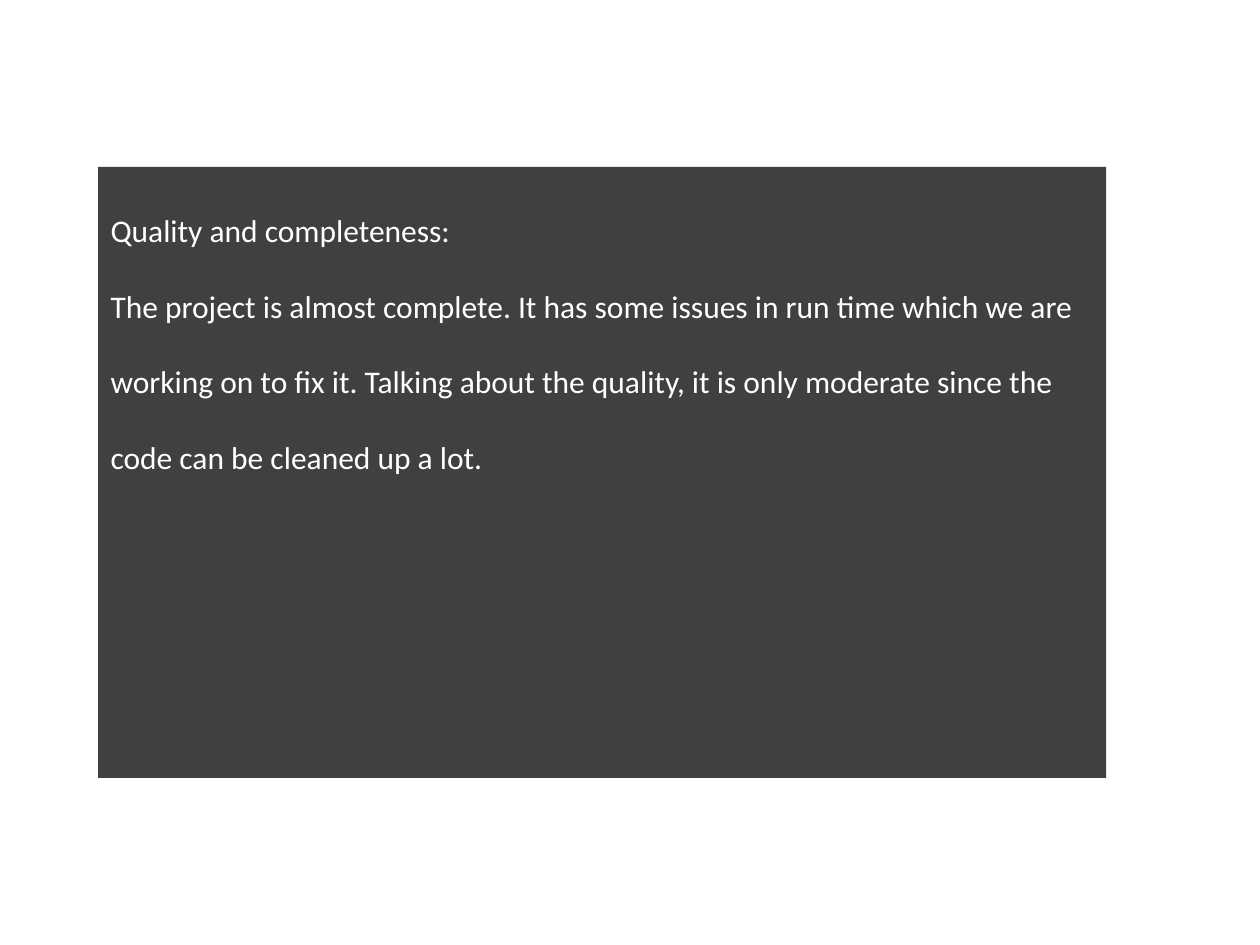
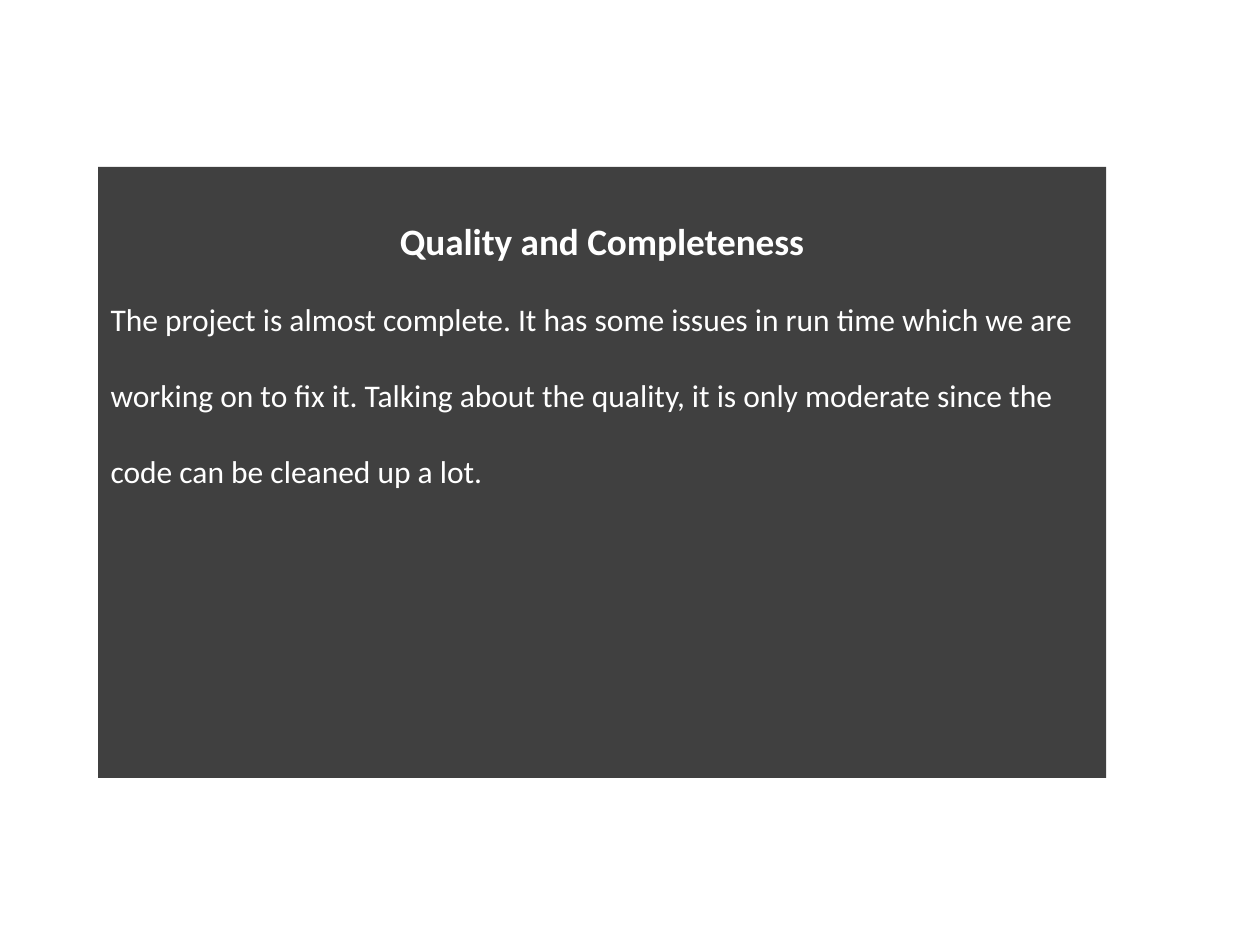
Before and after one commit to Randude14/FundamentalsPokerGame, a slide deck: slide 5 of Documentation/Group 002-5 Summary.pptx. Drawn at 1260x945 pixels with LibreOffice and Linux fonts; fonts in the diff are those of the drawing; background and template pictures are left out. Boxes give left, top, right and bottom in pixels: in the first picture for what was removed or moved away, otherwise in the second. Text is boxed around its words. In the diff, an @@ line names an element or a change of style, - is before the commit and + after.

```diff
--- a/Documentation/Group 002-5 Summary.pptx
+++ b/Documentation/Group 002-5 Summary.pptx
@@ text in rectangle at (x1=400, y1=229, x2=804, y2=261): text changed; size 18 to 21.3 pt; bold on @@
-Quality and completeness:
+Quality and Completeness
```
Also in this commit, not shown: 5 other slides changed, 1 slide added.
